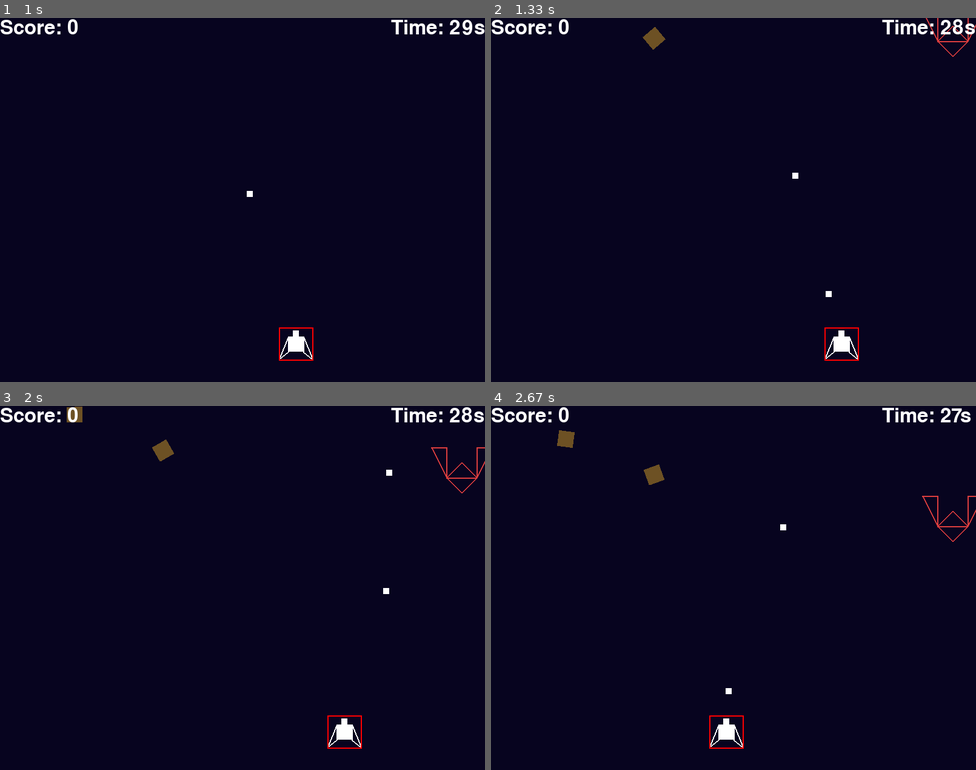
Above: before the commit, frames 1-4 (two rows, left to right).
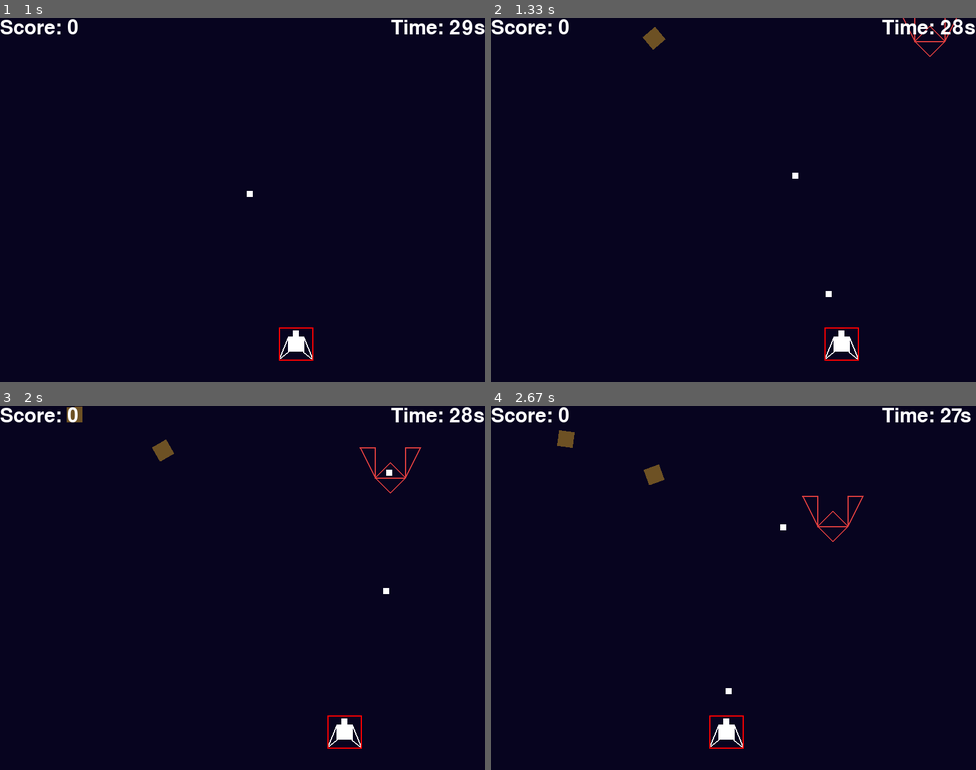
Above: after the commit, the same moments.

Repository: gnikkoch96/pygame-projects
Game: pygame game, started from test_game/shootemup_game/main.py
Same seed, same stepped clock (60 frames per second), same inputs: the game is played once before the commit and once after it.
Inputs:
- Up to frame 1 (1 s): tap Space at 0.33, 0.73 s; hold Right from 0.67 s (still down)
- Up to frame 2 (1.33 s): tap Space at 1.03, 1.23 s; release Right at 1.13 s; hold Right from 1.17 s (still down)
- Up to frame 3 (2 s): tap Space at 1.53, 1.73 s; release Right at 1.63 s; hold Left from 1.67 s (still down)
- Up to frame 4 (2.67 s): tap Space at 2.03, 2.3, 2.6 s; release Left at 2.2 s; hold Left 2.23-2.63 s

Frame 1 is identical in both runs. In frame 2, 0.2% of the frame differs, in the area x 84-100%, y 0-11%; in frame 3, 0.3%, in the area x 74-100%, y 11-24%; in frame 4, 0.3%.

Commit message:
feat: enemy now follows players position

Diff:
--- a/test_game/shootemup_game/entities/enemy.py
+++ b/test_game/shootemup_game/entities/enemy.py
@@ -3,6 +3,7 @@
 from entities.bullet import Bullet
 from entities.pools.bullet_pool import BulletPool
 from config import SCREEN_HEIGHT
+from entities.player import Player
 
 class Enemy:
     # class constants
@@ -32,10 +33,17 @@
     def shoot(self):
         pass
 
-    def update(self):
+    def update(self, player: Player):
         # fly to the center of the screen in the beginning
         if self.y <= SCREEN_HEIGHT // 2:
             self.y += self.speed
+
+        # update center to fly towards player
+        if self.x < player.x:
+            self.x += self.speed
+        elif self.x > player.x:
+            self.x -= self.speed
+
 
     def render(self, screen: pygame.Surface):
         # bullets
--- a/test_game/shootemup_game/entities/pools/enemy_pool.py
+++ b/test_game/shootemup_game/entities/pools/enemy_pool.py
@@ -4,6 +4,7 @@
 from entities.enemy import Enemy
 from config import SCREEN_WIDTH
 from entities.pools.bullet_pool import BulletPool
+from entities.player import Player
 
 class EnemyPool:
     def __init__(self, bullet_pool: BulletPool, max_enemies: int = 2):
@@ -38,9 +39,9 @@
         self.active_enemies.append(enemy)
         return enemy
 
-    def update_all(self):
+    def update_all(self, player: Player):
         for enemy in self.active_enemies:
-            enemy.update()
+            enemy.update(player)
 
             if enemy.hp == 0:
                 enemy.is_alive = False
--- a/test_game/shootemup_game/main.py
+++ b/test_game/shootemup_game/main.py
@@ -195,7 +195,7 @@
     meteor_pool.update_all()
 
     enemy_pool.handle_enemy_generation()
-    enemy_pool.update_all()
+    enemy_pool.update_all(player)
 
     bullet_pool.update_all()
     check_collisions()
